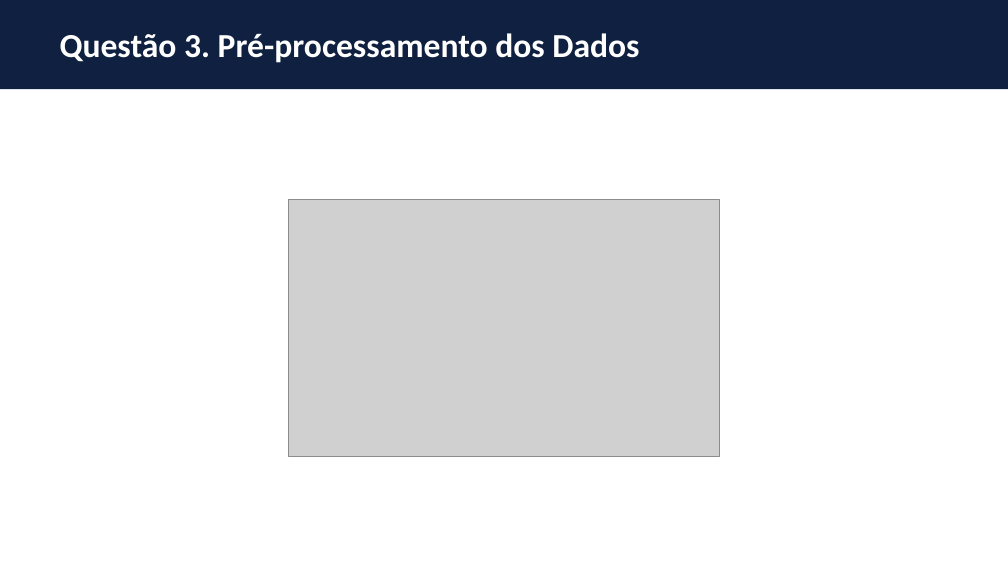
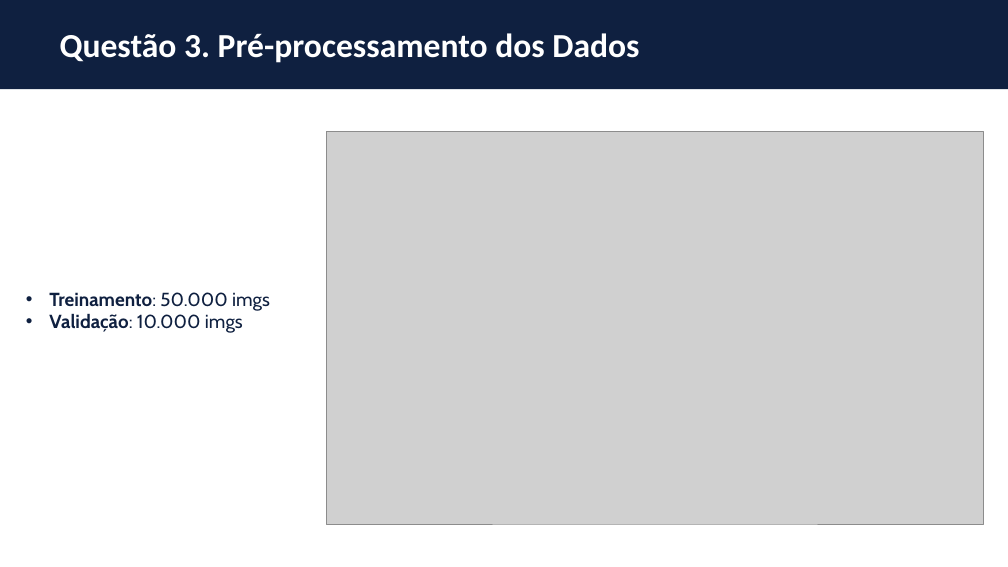
Before and after one commit to thiagoneye/master-deep_learning, a slide deck: slide 15 of DeepLearning/docs/ExerciseList/[DL] Lista de Exercícios - 2025.2 (PPGI).pptx. Drawn at 1008x567 pixels with LibreOffice and Linux fonts; fonts in the diff are those of the drawing; grey boxes stand for pictures. Boxes give left, top, right and bottom in pixels: in the first picture for what was removed or moved away, otherwise in the second. Text is boxed around its words. In the diff, an @@ line names an element or a change of style, - is before the commit and + after.

```diff
--- a/DeepLearning/docs/ExerciseList/[DL] Lista de Exercícios - 2025.2 (PPGI).pptx
+++ b/DeepLearning/docs/ExerciseList/[DL] Lista de Exercícios - 2025.2 (PPGI).pptx
@@ picture: place and size @@
-picture at (289,200,720,457)
+picture at (326,132,984,524)
@@ text added at (49,292,270,333), 18 pt, text #0F2040 @@
+• Treinamento: 50.000 imgs
+• Validação: 10.000 imgs
```
Also in this commit, not shown: 7 other slides changed, 2 slides added, 16 other files.
